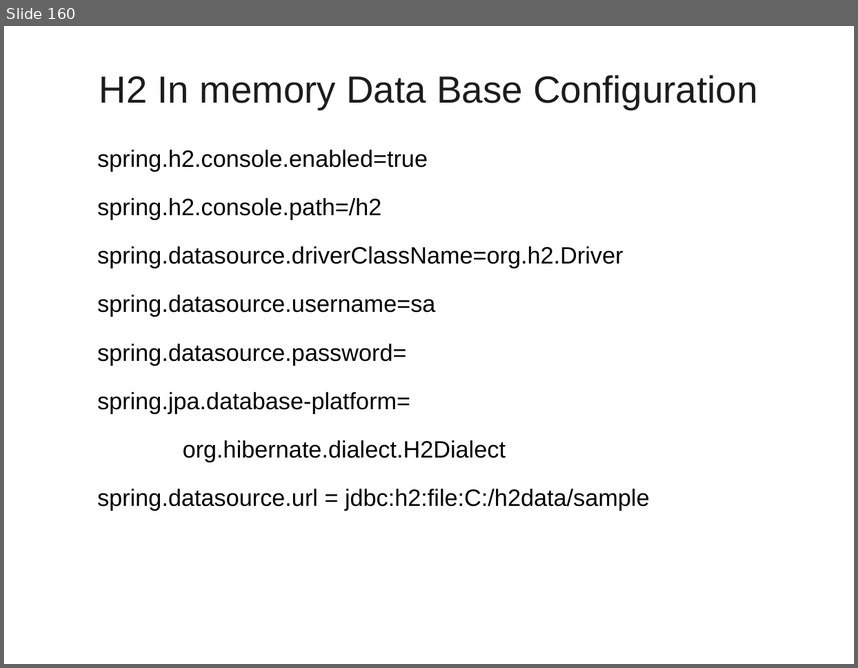
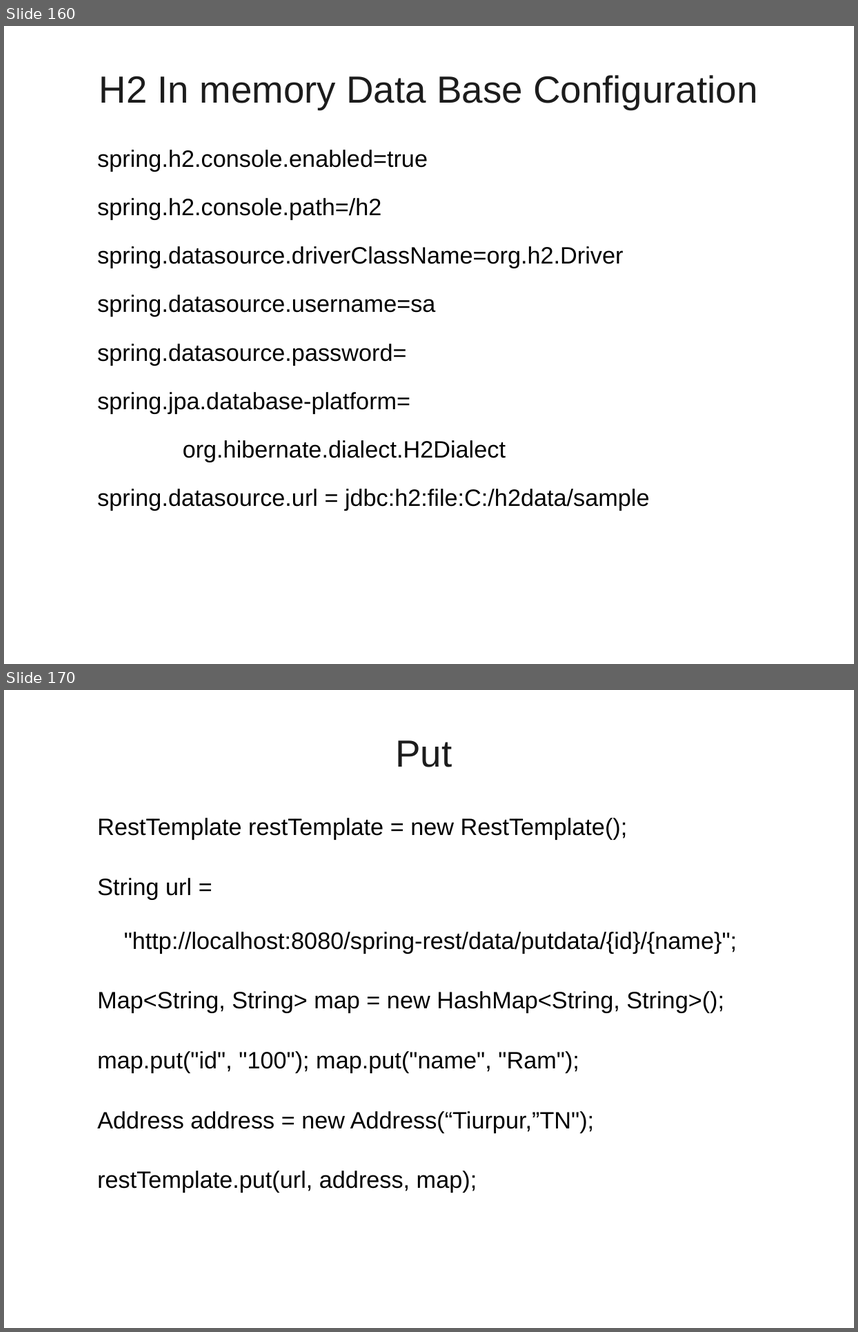
Before and after one commit to vatsanTraining/corejava, a slide deck: SpringBoot_Module1.ppt. Shown one above the other, each under a label of ours: slide 160 before the commit, slides 160 and 170 after it; the slides between them are not shown. The pictures are 858x668 and 858x1332 pixels, drawn with LibreOffice and Linux fonts; fonts in the diff are those of the drawing; background and template pictures are left out. Boxes give left, top, right and bottom in pixels: in the first picture for what was removed or moved away, otherwise in the second. Text is boxed around its words. In the diff, an @@ line names an element or a change of style, - is before the commit and + after.

```diff
--- a/SpringBoot_Module1.ppt
+++ b/SpringBoot_Module1.ppt
@@ slide 170 added at [4, 690, 854, 1328], background picture (left out) @@
@@ title added at [395, 740, 452, 767], 32 pt, text #1C1C1C @@
+Put
@@ text added at [97, 818, 737, 1192], 20 pt, text #000000 @@
+  RestTemplate restTemplate = new RestTemplate();
+  String url = "http://localhost:8080/spring-rest/data/putdata/{id}/{name}";
+  Map<String, String> map = new HashMap<String, String>();
+  map.put("id", "100"); map.put("name", "Ram");
+  Address address = new Address(“Tiurpur,”TN");
+  restTemplate.put(url, address, map);
```
Also in this commit, not shown: 15 other slides added.
